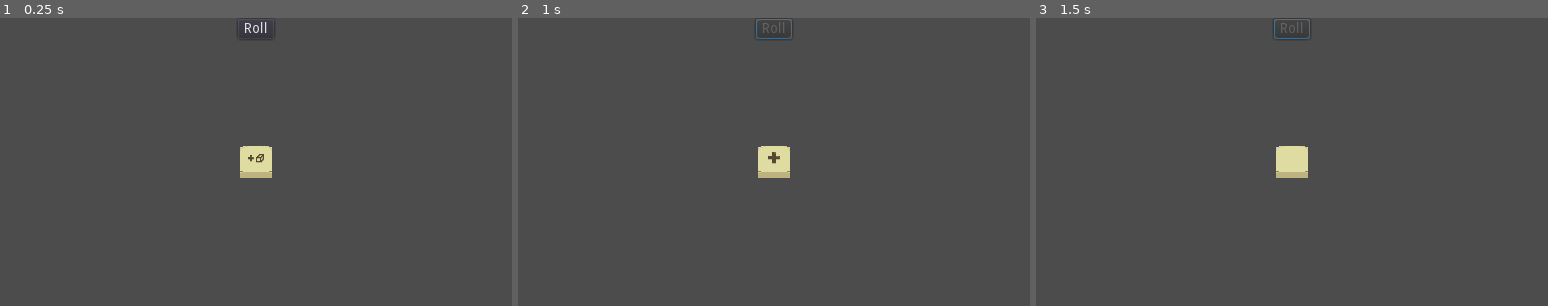
Above: before the commit, frames 1-3 (left to right).
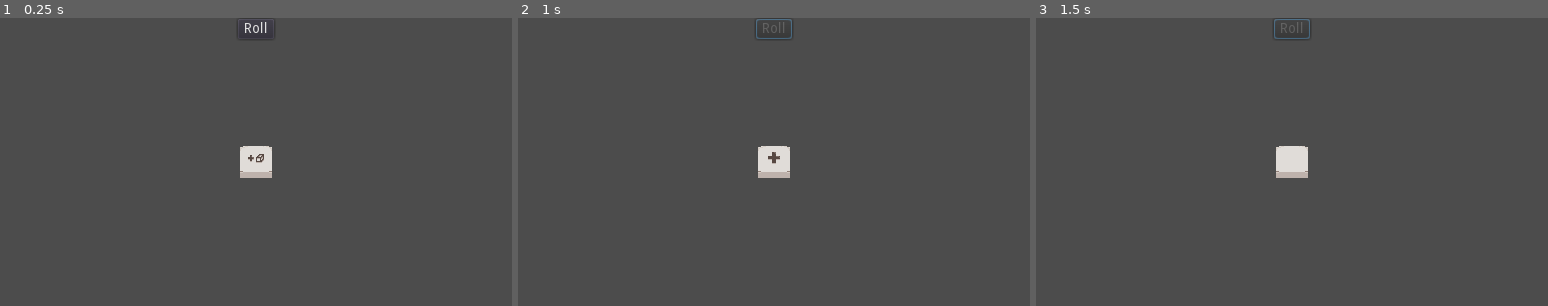
Above: after the commit, the same moments.

Repository: aprzn123/gmtk22
Game: Godot game, scene res://GameBoard.tscn
Two runs of this game, one before a commit and one after it. Both use one fixed random seed, a clock stepped at 60 frames per second and the inputs below.
Inputs (mouse positions are in pixels of both pictures, inside the frame that each line leads up to):
- Up to frame 1 (0.25 s): no input
- Up to frame 2 (1 s): click "Roll" at 0.5 s
- Up to frame 3 (1.5 s): tap Enter at 1.25 s; move the mouse to (1404, 147) at 1.27 s; press the mouse at (1404, 147) at 1.28 s

The runs differ from the first frame. In frame 1, 0.7% of the frame differs, in the area x 46-54%, y 44-56%; in frame 2, 0.6%; in frame 3, 0.7%.

Commit message:
first couple actions working

Diff:
--- a/Die.gd
+++ b/Die.gd
@@ -1,7 +1,9 @@
 tool
 extends Control
 
-signal die_cast(face_id, face_value)
+signal die_selected(die)
+signal new_used_die
+signal flip_die
 
 export (Array, Resource) var faces = [
 	load("res://DieFaces/BlankFace.tres"),
@@ -25,13 +27,16 @@
 
 func _process(delta):
 	$Sprite.texture = faces[current_face_idx].texture
+	if is_actionable() and ModeTracker.mode == ModeTracker.CHOOSE_ACTION:
+		select()
+	else:
+		deselect()
 
 func roll():
 	face_swaps_left_anim = int(rand_range(5,10))
 	$RollTimer.start()
 
 func random_face():
-	randomize()
 	var target_faces = range(6)
 	target_faces.remove(opposite_face(current_face_idx))
 	target_faces.erase(current_face_idx)
@@ -42,7 +47,7 @@
 	random_face()
 	face_swaps_left_anim -= 1
 	if face_swaps_left_anim == 0:
-		emit_signal("die_cast", faces[current_face_idx].face_id, faces[current_face_idx].value)
+		add_to_group("Unused")
 	else:
 		$RollTimer.start()
 
@@ -51,3 +56,36 @@
 
 func _on_Die_mouse_exited():
 	has_mouse = false
+
+func is_actionable():
+	return current_face().has_action and is_in_group("Unused")
+
+func select():
+	if $AnimationPlayer.current_animation == "Base":
+		$AnimationPlayer.play("Glow")
+
+func deselect():
+	if $AnimationPlayer.current_animation == "Glow":
+		$AnimationPlayer.play("Base")
+
+func _input(event):
+	if event.is_action_pressed("click") and is_actionable() and ModeTracker.mode == ModeTracker.CHOOSE_ACTION:
+		remove_from_group("Unused")
+		add_to_group("Used")
+		match current_face().face_id:
+			"AddDie":
+				emit_signal("new_used_die")
+			"Add":
+				pass
+			"Flip":
+				emit_signal("flip_die")
+			"MinusDie":
+				pass
+			"Minus":
+				pass
+			"Reroll":
+				pass
+			_:
+				print_debug("How did " + current_face().face_id + " get in here?")
+	elif event.is_action_pressed("click") and ModeTracker.mode == ModeTracker.SELECT_DIE:
+		emit_signal("die_selected", self)
--- a/Die.tscn
+++ b/Die.tscn
@@ -6,6 +6,23 @@
 [ext_resource path="res://Sprites/Num_1.png" type="Texture" id=4]
 [ext_resource path="res://DieFaces/Number1Face.tres" type="Resource" id=5]
 [ext_resource path="res://DieFaces/Number3Face.tres" type="Resource" id=6]
+
+[sub_resource type="Animation" id=2]
+resource_name = "Base"
+length = 2.0
+loop = true
+tracks/0/type = "value"
+tracks/0/path = NodePath(".:modulate")
+tracks/0/interp = 1
+tracks/0/loop_wrap = true
+tracks/0/imported = false
+tracks/0/enabled = true
+tracks/0/keys = {
+"times": PoolRealArray( 0, 1, 2 ),
+"transitions": PoolRealArray( 1, 1, 1 ),
+"update": 0,
+"values": [ Color( 1, 1, 1, 1 ), Color( 1, 1, 1, 1 ), Color( 1, 1, 1, 1 ) ]
+}
 
 [sub_resource type="Animation" id=1]
 resource_name = "Glow"
@@ -21,13 +38,17 @@
 "times": PoolRealArray( 0, 1, 2 ),
 "transitions": PoolRealArray( 1, 1, 1 ),
 "update": 0,
-"values": [ Color( 1, 1, 1, 1 ), Color( 0.945098, 1, 0.568627, 1 ), Color( 1, 1, 1, 1 ) ]
+"values": [ Color( 0.945098, 1, 0.568627, 1 ), Color( 1, 1, 1, 1 ), Color( 0.945098, 1, 0.568627, 1 ) ]
 }
 
-[node name="Die" type="Control" groups=["Dice"]]
-modulate = Color( 0.950588, 1, 0.611765, 1 )
+[node name="Die" type="Control" groups=[
+"Dice",
+]]
 rect_min_size = Vector2( 32, 32 )
 script = ExtResource( 1 )
+__meta__ = {
+"_edit_use_anchors_": false
+}
 faces = [ ExtResource( 5 ), ExtResource( 6 ), ExtResource( 2 ), ExtResource( 2 ), ExtResource( 2 ), ExtResource( 3 ) ]
 
 [node name="Sprite" type="Sprite" parent="."]
@@ -39,6 +60,8 @@
 one_shot = true
 
 [node name="AnimationPlayer" type="AnimationPlayer" parent="."]
+autoplay = "Base"
+anims/Base = SubResource( 2 )
 anims/Glow = SubResource( 1 )
 
 [connection signal="mouse_entered" from="." to="." method="_on_Die_mouse_entered"]
--- a/DieFace.gd
+++ b/DieFace.gd
@@ -5,3 +5,4 @@
 export (Texture) var texture = preload("res://Sprites/Special_Blank.png")
 export (String) var face_id = ""
 export (int) var value = 0
+export (bool) var has_action = false
--- a/DieFaces/AddDieFace.tres
+++ b/DieFaces/AddDieFace.tres
@@ -8,3 +8,4 @@
 texture = ExtResource( 1 )
 face_id = "AddDie"
 value = 0
+has_action = true
--- a/DieFaces/AddFace.tres
+++ b/DieFaces/AddFace.tres
@@ -8,3 +8,4 @@
 texture = ExtResource( 1 )
 face_id = "Add"
 value = 0
+has_action = true
--- a/DieFaces/BlankFace.tres
+++ b/DieFaces/BlankFace.tres
@@ -8,3 +8,4 @@
 texture = ExtResource( 1 )
 face_id = "Blank"
 value = 0
+has_action = false
--- a/DieFaces/FlipFace.tres
+++ b/DieFaces/FlipFace.tres
@@ -8,3 +8,4 @@
 texture = ExtResource( 2 )
 face_id = "Flip"
 value = 0
+has_action = true
--- a/DieFaces/MinusCubeFace.tres
+++ b/DieFaces/MinusCubeFace.tres
@@ -8,3 +8,4 @@
 texture = ExtResource( 2 )
 face_id = "MinusDie"
 value = 0
+has_action = true
--- a/DieFaces/MinusFace.tres
+++ b/DieFaces/MinusFace.tres
@@ -8,3 +8,4 @@
 texture = ExtResource( 2 )
 face_id = "Minus"
 value = 0
+has_action = true
--- a/DieFaces/Number1Face.tres
+++ b/DieFaces/Number1Face.tres
@@ -8,3 +8,4 @@
 texture = ExtResource( 2 )
 face_id = "Number"
 value = 1
+has_action = false
--- a/DieFaces/Number3Face.tres
+++ b/DieFaces/Number3Face.tres
@@ -8,3 +8,4 @@
 texture = ExtResource( 2 )
 face_id = "Number"
 value = 3
+has_action = false
--- a/DieFaces/Number5Face.tres
+++ b/DieFaces/Number5Face.tres
@@ -8,3 +8,4 @@
 texture = ExtResource( 2 )
 face_id = "Number"
 value = 5
+has_action = false
--- a/DieFaces/RerollFace.tres
+++ b/DieFaces/RerollFace.tres
@@ -8,3 +8,4 @@
 texture = ExtResource( 2 )
 face_id = "Reroll"
 value = 0
+has_action = true
--- a/GameBoard.gd
+++ b/GameBoard.gd
@@ -1,69 +1,83 @@
 extends Node
 
-var roll_result = 0
-var action_queue = {}
+enum actions {NONE, FLIP}
 
-func die_cast(face_id, face_value):
-	match face_id:
-		"AddDie":
-			add_die()
-		"MinusDie", "Add", "Minus", "Flip", "Reroll":
-			action_queue[face_id] += 1
-		"Number":
-			roll_result += face_value
-		"Blank":
-			pass
-		_:
-			print_debug("INVALID FACE ID " + face_id)
-	print('die cast')
+var selection_action = actions.NONE
+
+func _ready():
+	randomize()
+
+func roll_result():
+	var sum = 0
+	for die in get_dice():
+		sum += die.current_face().value
+	return sum
 
 func roll():
-	roll_result = 0
-	action_queue = {
-		'MinusDie': 0,
-		'Add': 0,
-		'Minus': 0,
-		'Flip': 0,
-		'Reroll': 0
-	}
 	for die in get_dice():
 		die.roll()
 
 func get_dice():
 	return $CenterContainer/Dice.get_children()
 
-func add_die(fake=false):
+func add_die():
 	var new_die = preload("res://Die.tscn").instance()
 	$CenterContainer/Dice.add_child(new_die)
-	new_die.connect("die_cast", self, "die_cast")
-	if fake:
-		new_die.add_to_group("Fake")
+
+	return new_die
+
+func _process(delta):
+	$SelectDieLabel.visible = ModeTracker.mode == ModeTracker.SELECT_DIE
 
 func _on_Button_pressed():
 	roll()
 	$Button.disabled = true
-	$RollTimer.start()
+	$RollingFinished.start()
 
-func resolve_actions():
-	if action_queue['Add']:
-		action_queue['Add'] -= 1
-	elif action_queue['Minus']:
-		action_queue['Minus'] -= 1
-	elif action_queue['Flip']:
-		action_queue['Flip'] -= 1
-	elif action_queue['Reroll']:
-		action_queue['Reroll'] -= 1
-	elif action_queue['MinusDie']:
-		action_queue['MinusDie'] -= 1
-	update_result()
-	if action_queue.values() != [0,0,0,0,0]:
-		resolve_actions()
-	else:
-		for die in get_tree().get_nodes_in_group("Fake"):
-			die.remove_from_group("Fake")
 
-func update_result():
-	roll_result = 0
-	for die in get_tree().get_nodes_in_group("Dice"):
-		if !die.is_in_group("Fake"):
-			roll_result += die.current_face().value
+#func resolve_actions():
+#	if action_queue['Add']:
+#		action_queue['Add'] -= 1
+#	elif action_queue['Minus']:
+#		action_queue['Minus'] -= 1
+#	elif action_queue['Flip']:
+#		action_queue['Flip'] -= 1
+#	elif action_queue['Reroll']:
+#		action_queue['Reroll'] -= 1
+#	elif action_queue['MinusDie']:
+#		action_queue['MinusDie'] -= 1
+#	update_result()
+#	if action_queue.values() != [0,0,0,0,0]:
+#		resolve_actions()
+#	else:
+#		for die in get_tree().get_nodes_in_group("Fake"):
+#			die.remove_from_group("Fake")
+
+#func update_result():
+#	roll_result = 0
+#	for die in get_tree().get_nodes_in_group("Dice"):
+#		if !die.is_in_group("Fake"):
+#			roll_result += die.current_face().value
+
+func refresh_dice():
+	pass
+
+func rolling_finished():
+	ModeTracker.mode = ModeTracker.CHOOSE_ACTION
+
+func new_used_die():
+	add_die().add_to_group("Used")
+
+func flip_die():
+	ModeTracker.mode = ModeTracker.SELECT_DIE
+	selection_action = actions.FLIP
+
+func select_die(die):
+	match selection_action:
+		actions.NONE:
+			print(die)
+		actions.FLIP:
+			die.current_face_idx = die.opposite_face(die.current_face_idx)
+			refresh_dice()
+			selection_action = actions.NONE
+			ModeTracker.mode = ModeTracker.CHOOSE_ACTION
--- a/GameBoard.tscn
+++ b/GameBoard.tscn
@@ -77,10 +77,27 @@
 position = Vector2( 0, 34 )
 texture = ExtResource( 7 )
 
-[node name="RollTimer" type="Timer" parent="."]
+[node name="RollingFinished" type="Timer" parent="."]
 wait_time = 1.1
 one_shot = true
 
-[connection signal="die_cast" from="CenterContainer/Dice/Die" to="." method="die_cast"]
+[node name="SelectDieLabel" type="Label" parent="."]
+visible = false
+anchor_left = 0.5
+anchor_top = 1.0
+anchor_right = 0.5
+anchor_bottom = 1.0
+margin_left = -256.0
+margin_top = -14.0
+margin_right = 256.0
+text = "Choose a die to target"
+align = 1
+__meta__ = {
+"_edit_use_anchors_": false
+}
+
+[connection signal="die_selected" from="CenterContainer/Dice/Die" to="." method="select_die"]
+[connection signal="flip_die" from="CenterContainer/Dice/Die" to="." method="flip_die"]
+[connection signal="new_used_die" from="CenterContainer/Dice/Die" to="." method="new_used_die"]
 [connection signal="pressed" from="Button" to="." method="_on_Button_pressed"]
-[connection signal="timeout" from="RollTimer" to="." method="resolve_actions"]
+[connection signal="timeout" from="RollingFinished" to="." method="rolling_finished"]
--- /dev/null
+++ b/ModeTracker.gd
@@ -0,0 +1,4 @@
+extends Node
+
+enum {CHOOSE_ACTION, SELECT_DIE, NONE}
+var mode = NONE
--- /dev/null
+++ b/ModeTracker.tscn
@@ -0,0 +1,6 @@
+[gd_scene load_steps=2 format=2]
+
+[ext_resource path="res://ModeTracker.gd" type="Script" id=1]
+
+[node name="ModeTracker" type="Node"]
+script = ExtResource( 1 )
--- a/project.godot
+++ b/project.godot
@@ -27,6 +27,7 @@
 [autoload]
 
 Music="*res://Music.tscn"
+ModeTracker="*res://ModeTracker.gd"
 
 [display]
 
@@ -59,6 +60,14 @@
 "svg/scale": 1.0
 }
 
+[input]
+
+click={
+"deadzone": 0.5,
+"events": [ Object(InputEventMouseButton,"resource_local_to_scene":false,"resource_name":"","device":0,"alt":false,"shift":false,"control":false,"meta":false,"command":false,"button_mask":0,"position":Vector2( 0, 0 ),"global_position":Vector2( 0, 0 ),"factor":1.0,"button_index":1,"pressed":false,"doubleclick":false,"script":null)
+ ]
+}
+
 [physics]
 
 common/enable_pause_aware_picking=true
Not shown: 1 places in Die.tscn that only renumber resources
